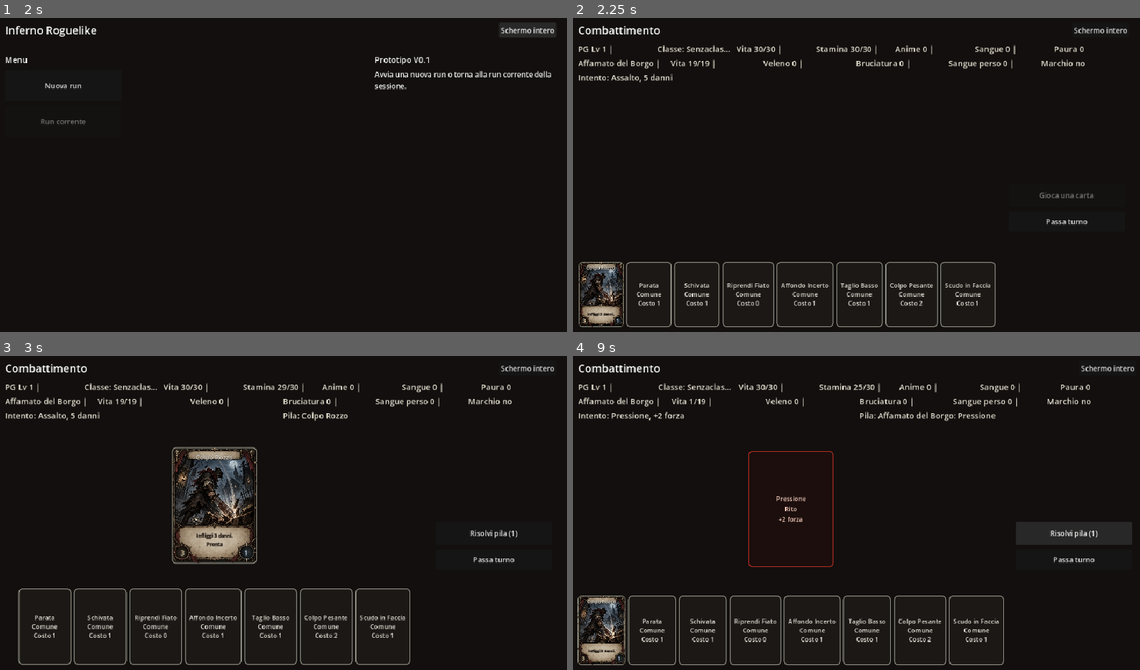
Above: before the commit, frames 1-4 (two rows, left to right).
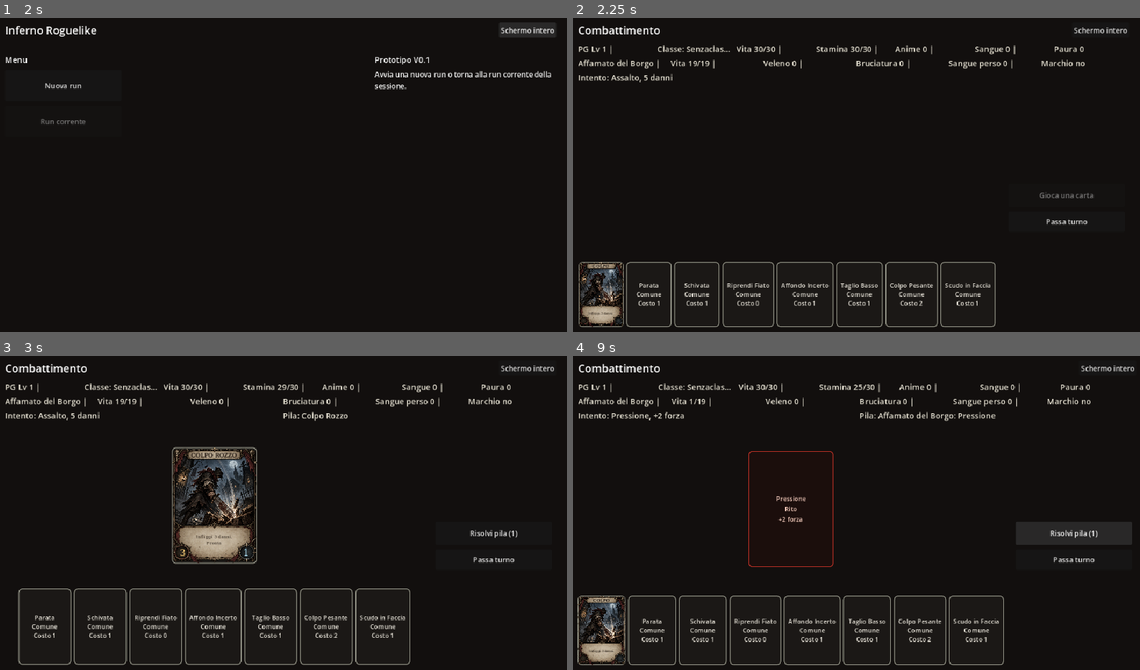
Above: after the commit, the same moments.

Repository: Chivas1504/Gioco
Game: Godot game, scene res://scenes/main.tscn
Two runs of this game, one before a commit and one after it. Both use one fixed random seed, a clock stepped at 60 frames per second and the inputs below.
Inputs (mouse positions are in pixels of both pictures, inside the frame that each line leads up to):
- Up to frame 1 (2 s): click "Schermo intero" at 0.5 s; click "Finestra" at 1.25 s
- Up to frame 2 (2.25 s): click "Nuova run" at 2 s
- Up to frame 3 (3 s): click (28, 632) at 2.75 s, where only the run before the commit has a clickable "Colpo Rozzo"
- Up to frame 4 (9 s): click "Parata Comune Costo 1" at 3.5 s; click "Schivata Comune Costo 1" at 4.25 s; click "Riprendi Fiato Comune Costo 0" at 5 s; click "Affondo Incerto Comune Costo 1" at 5.75 s; click "Taglio Basso Comune Costo 1" at 6.5 s; click "Colpo Pesante Comune Costo 2" at 7.25 s; click "Scudo in Faccia Comune Costo 1" at 8 s; click "Risolvi pila (8)" at 8.75 s

Frame 1 is identical in both runs. In frame 2, 0.1% of the frame differs, in the area x 1-9%, y 78-98%; in frame 3, 0.2%, in the area x 31-44%, y 30-64%; in frame 4, less than 0.1%.

Commit message:
Migliora stile testo asset carta

Diff:
--- a/scripts/main.gd
+++ b/scripts/main.gd
@@ -1413,13 +1413,13 @@
 	var cost: int = cost_override if cost_override >= 0 else _get_card_base_cost_for_overlay(card)
 	var damage_text: String = _get_card_damage_text(card, level)
 
-	_add_card_art_text(parent, title_text, Rect2(0.13, 0.035, 0.74, 0.105), color, max(8, font_size), HORIZONTAL_ALIGNMENT_CENTER, VERTICAL_ALIGNMENT_CENTER)
-	_add_card_art_text(parent, effect_text, Rect2(0.15, 0.71, 0.70, 0.18), Color(0.17, 0.13, 0.10), max(7, font_size - 3), HORIZONTAL_ALIGNMENT_CENTER, VERTICAL_ALIGNMENT_CENTER)
-	_add_card_art_text(parent, damage_text, Rect2(0.035, 0.845, 0.18, 0.12), Color(0.96, 0.88, 0.72), max(9, font_size + 2), HORIZONTAL_ALIGNMENT_CENTER, VERTICAL_ALIGNMENT_CENTER)
-	_add_card_art_text(parent, "%d" % cost, Rect2(0.785, 0.845, 0.18, 0.12), Color(0.72, 0.86, 1.0), max(9, font_size + 2), HORIZONTAL_ALIGNMENT_CENTER, VERTICAL_ALIGNMENT_CENTER)
-
-
-func _add_card_art_text(parent: Control, text: String, anchor_rect: Rect2, color: Color, font_size: int, horizontal: HorizontalAlignment, vertical: VerticalAlignment) -> void:
+	_add_card_art_text(parent, title_text.to_upper(), Rect2(0.16, 0.034, 0.68, 0.072), Color(0.20, 0.14, 0.10), max(8, font_size - 1), HORIZONTAL_ALIGNMENT_CENTER, VERTICAL_ALIGNMENT_CENTER, "title")
+	_add_card_art_text(parent, effect_text, Rect2(0.16, 0.722, 0.68, 0.155), Color(0.12, 0.085, 0.055), max(7, font_size - 4), HORIZONTAL_ALIGNMENT_CENTER, VERTICAL_ALIGNMENT_CENTER, "body")
+	_add_card_art_text(parent, damage_text, Rect2(0.045, 0.858, 0.16, 0.105), Color(1.0, 0.82, 0.48), max(17, font_size + 8), HORIZONTAL_ALIGNMENT_CENTER, VERTICAL_ALIGNMENT_CENTER, "number")
+	_add_card_art_text(parent, "%d" % cost, Rect2(0.795, 0.858, 0.16, 0.105), Color(0.72, 0.92, 1.0), max(17, font_size + 8), HORIZONTAL_ALIGNMENT_CENTER, VERTICAL_ALIGNMENT_CENTER, "number")
+
+
+func _add_card_art_text(parent: Control, text: String, anchor_rect: Rect2, color: Color, font_size: int, horizontal: HorizontalAlignment, vertical: VerticalAlignment, font_role: String = "body") -> void:
 	var label: Label = Label.new()
 	label.anchor_left = anchor_rect.position.x
 	label.anchor_top = anchor_rect.position.y
@@ -1436,10 +1436,36 @@
 	label.clip_text = true
 	label.mouse_filter = Control.MOUSE_FILTER_IGNORE
 	label.add_theme_color_override("font_color", color)
-	label.add_theme_color_override("font_outline_color", Color(0.03, 0.025, 0.02))
-	label.add_theme_constant_override("outline_size", 2)
+	label.add_theme_color_override("font_outline_color", _get_card_text_outline_color(font_role))
+	label.add_theme_constant_override("outline_size", _get_card_text_outline_size(font_role))
+	label.add_theme_font_override("font", _get_card_overlay_font(font_role))
 	label.add_theme_font_size_override("font_size", font_size)
 	parent.add_child(label)
+
+
+func _get_card_overlay_font(font_role: String) -> Font:
+	var font: SystemFont = SystemFont.new()
+	if font_role == "number":
+		font.font_names = PackedStringArray(["Georgia", "Palatino Linotype", "Times New Roman", "serif"])
+	elif font_role == "title":
+		font.font_names = PackedStringArray(["Cinzel", "Georgia", "Palatino Linotype", "Times New Roman", "serif"])
+	else:
+		font.font_names = PackedStringArray(["Georgia", "Palatino Linotype", "Times New Roman", "serif"])
+	return font
+
+
+func _get_card_text_outline_color(font_role: String) -> Color:
+	if font_role == "body":
+		return Color(0.88, 0.76, 0.58, 0.50)
+	return Color(0.015, 0.012, 0.01)
+
+
+func _get_card_text_outline_size(font_role: String) -> int:
+	if font_role == "body":
+		return 0
+	if font_role == "title":
+		return 1
+	return 3
 
 
 func _get_card_damage_text(card: Dictionary, level: int) -> String:
